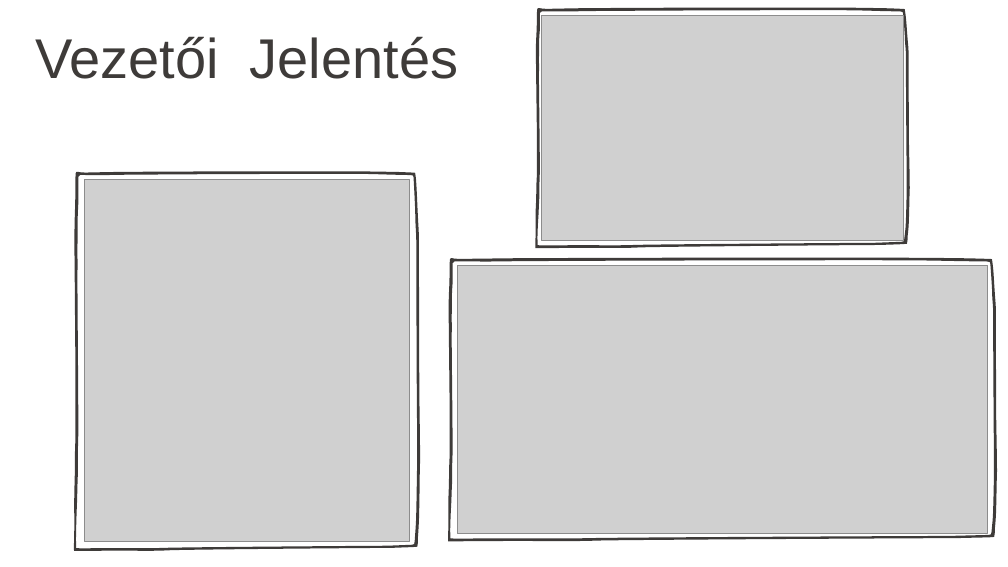
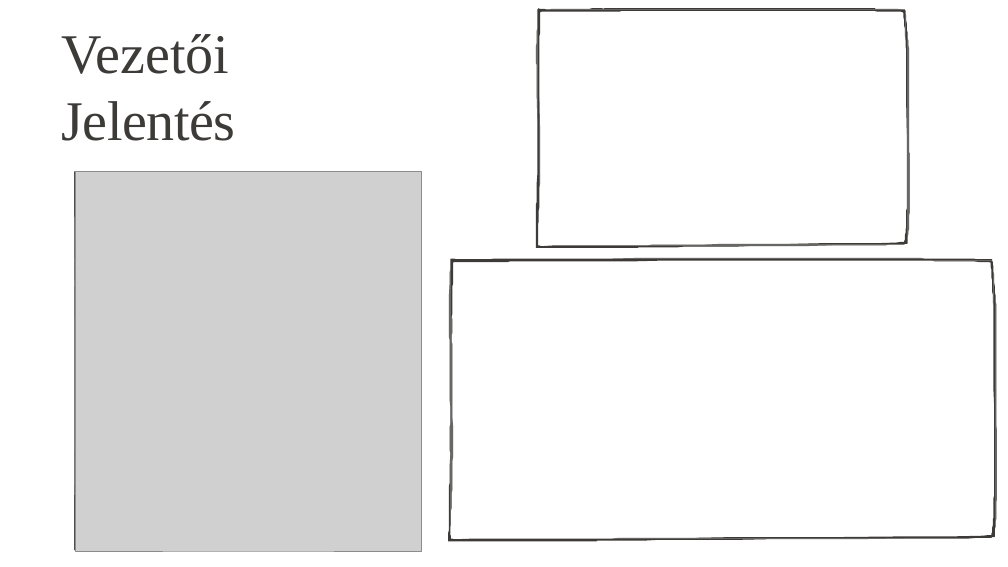
Before and after one commit to nemanihun/conduit, a slide deck: slide 7 of Vizsgaremek-vedes/Stampfer-Nemeth-Aniko-Conduit-Vizsgaremek-vedes-prezentacio.pptx. Drawn at 1008x567 pixels with LibreOffice and Linux fonts; fonts in the diff are those of the drawing; grey boxes stand for pictures; background and template pictures are left out. Boxes give left, top, right and bottom in pixels: in the first picture for what was removed or moved away, otherwise in the second. Text is boxed around its words. In the diff, an @@ line names an element or a change of style, - is before the commit and + after.

```diff
--- a/Vizsgaremek-vedes/Stampfer-Nemeth-Aniko-Conduit-Vizsgaremek-vedes-prezentacio.pptx
+++ b/Vizsgaremek-vedes/Stampfer-Nemeth-Aniko-Conduit-Vizsgaremek-vedes-prezentacio.pptx
@@ title "Vezetői Jelentés": place and size @@
-title "Vezetői Jelentés" at bbox=[35, 36, 458, 79]
+title "Vezetői Jelentés" at bbox=[62, 34, 236, 141]
@@ title "Vezetői Jelentés" at bbox=[62, 34, 236, 141]: font Arial to Times New Roman, text colour #3E3B39 to #3D3B38; letter spacing 0 to -0.1 pt in "Vezetői"; letter spacing 0 to -0.7 pt in "Jelentés"; alignment centre to left; indent changed; line spacing 88pt to 1; more space between paragraphs @@
@@ freeform shape removed at bbox=[535, 7, 910, 248] @@
@@ freeform shape added at bbox=[536, 8, 910, 248], fill #3D3B38 @@
@@ picture removed at bbox=[542, 16, 903, 240] @@
@@ freeform shape at bbox=[74, 171, 420, 550]: fill #3E3B39 to #3D3B38; rotation 90 to 0 degrees; outline redrawn @@
@@ picture: place and size @@
-picture at bbox=[84, 179, 409, 541]
+picture at bbox=[75, 171, 421, 551]
@@ freeform shape removed at bbox=[448, 257, 997, 542] @@
@@ freeform shape added at bbox=[448, 258, 997, 541], fill #3D3B38 @@
@@ picture removed at bbox=[457, 265, 988, 534] @@
```
Also in this commit, not shown: 6 other slides changed, 1 slide added, 1 slide removed.
